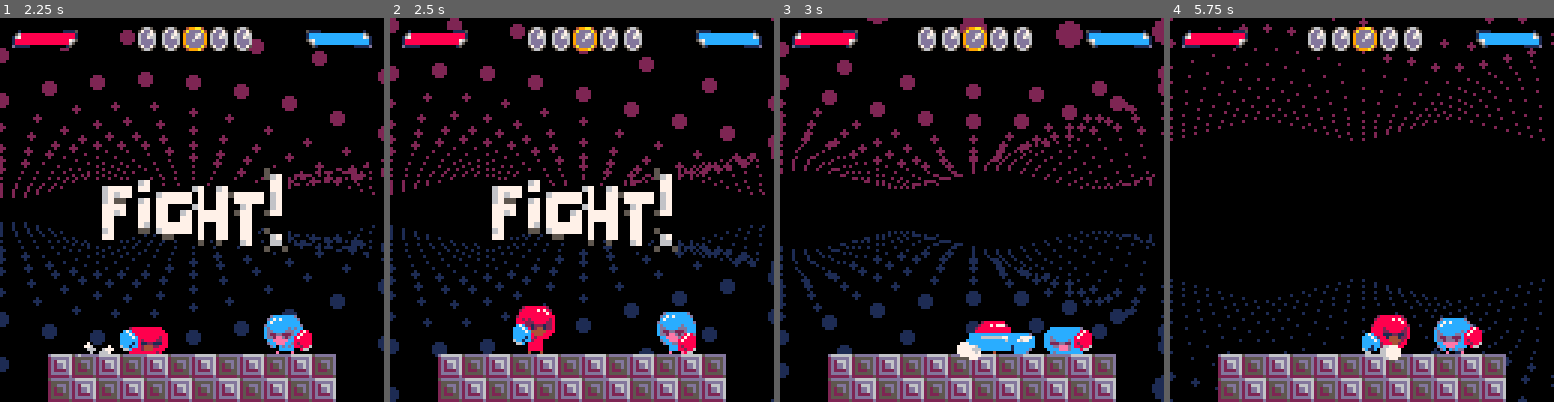
Above: before the commit, frames 1-4 (left to right).
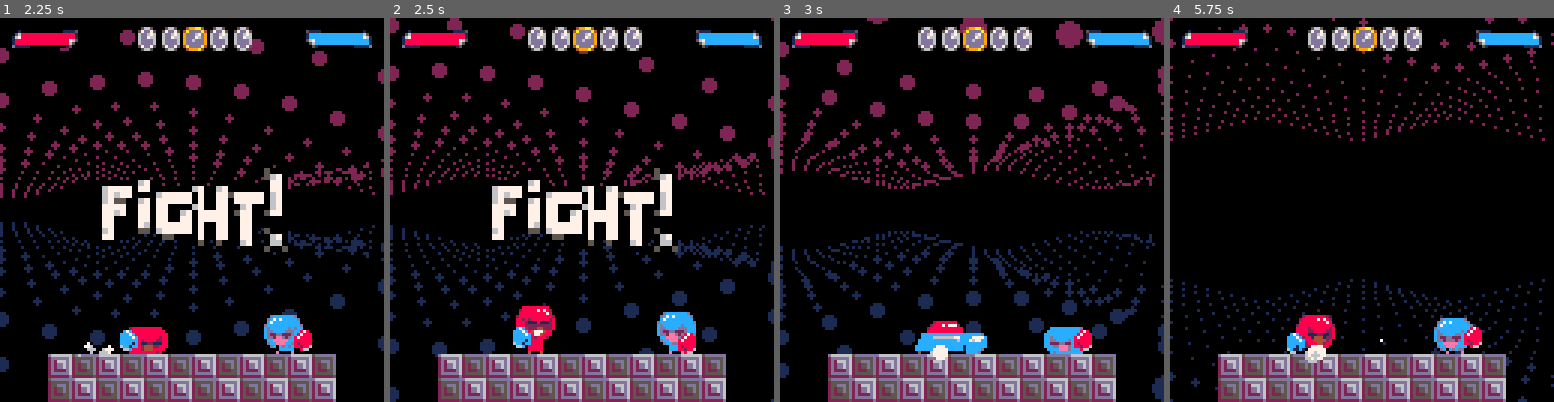
Above: after the commit, the same moments.

Repository: davidjtferguson/dancejab
Game: PICO-8 cartridge jab.p8
Same seed, same stepped clock (60 frames per second), same inputs: the game is played once before the commit and once after it.
Inputs:
- Up to frame 1 (2.25 s): tap X (X key) at 0.33, 1.07, 1.85 s; tap O (Z key) at 0.7, 1.7, 2.1 s; hold Right 1.6-2.1 s; hold Up from 2.15 s (still down)
- Up to frame 2 (2.5 s): release Up at 2.42 s; hold Right from 2.47 s (still down)
- Up to frame 3 (3 s): keep holding Right; tap O (Z key) at 2.5, 2.9 s; tap X (X key) at 2.97 s
- Up to frame 4 (5.75 s): release Right at 3.03 s; hold Left 3.08-3.58 s; tap O (Z key) every 0.4 s from 3.3 to 5.7 s; hold Down 3.63-3.97 s; hold Right 4.02-4.68 s; tap X (X key) at 4.08, 5.2 s; hold Up 4.73-5.03 s; hold Left 5.08-5.68 s; hold Down from 5.73 s (still down)

Frame 1 is identical in both runs. In frame 2, 0.3% of the frame differs, in the area x 32-43%, y 75-86%; in frame 3, 2.1%; in frame 4, 2.2%, in the area x 30-63%, y 77-90%.

Commit message:
updated taunts and jab

Diff:
--- a/jab.p8
+++ b/jab.p8
@@ -85,7 +85,7 @@
   animdashback=createanim({39,98,7},{3,3,6,},false),
   animjab=createanim({72,74,76},{3,6,1},false),
   animringout=createanim({192,194},6,false),
-  animjablag=createanim({78,44,100},{3,3,5},false),
+  animjablag=createanim({78,236,234,64,228},{2,3,3,3,3},false),
   animconnectlag=createanim({102,74,46,78},{9,3,5,3},false),
   animhitstun=createanim({34,108,110},{3,3,10},false),
   animlostround=createanim({108,110},{6,1},false),
@@ -94,8 +94,8 @@
   animvictory=createanim({168,170,172,174},6),
   animclankstun=createanim(76),
   animclankrecoil=createanim({108,106,196,202},{2,3,5,3},false),
-  animuptaunt=createanim({66,168,170,68,224},{2,2,2,8,2},false),
-  animdowntaunt=createanim({64,226,228,64,234,236},{3,4,7,3,4,7},false),
+  animuptaunt=createanim({66,168,68,170,66,172,174,64,172,174},{2,2,2,9,2,2,3,5,2,2,5},false),
+  animdowntaunt=createanim({64,234,236,64,226,228,64,234,236,234},{3,4,13,2,3,5,2,3,5,3},false),
   animstoponother=createanim({200,236,44},{5,5,10}),
 
   hitpoints=maxhitpoints,
Not shown, changed: 37 lines of the sprite sheet (__gfx__) section of jab.p8
Not shown, changed: the sound effects (__sfx__) section of jab.p8
